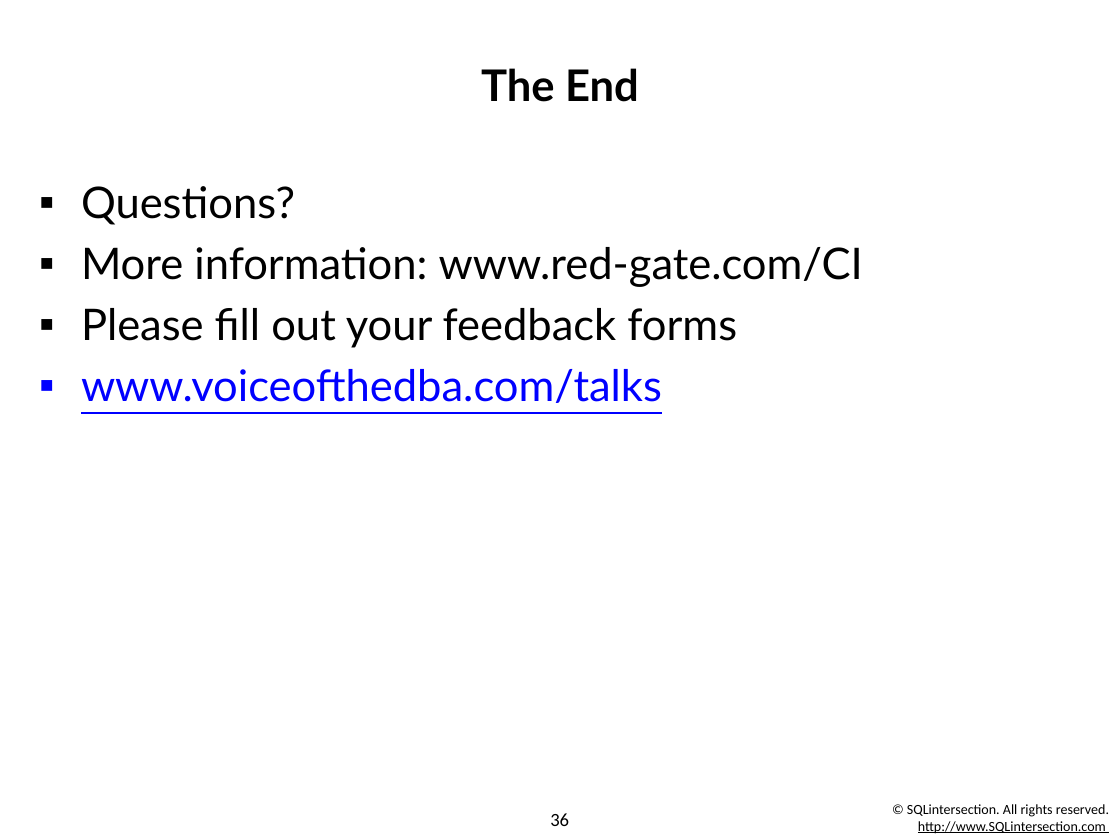
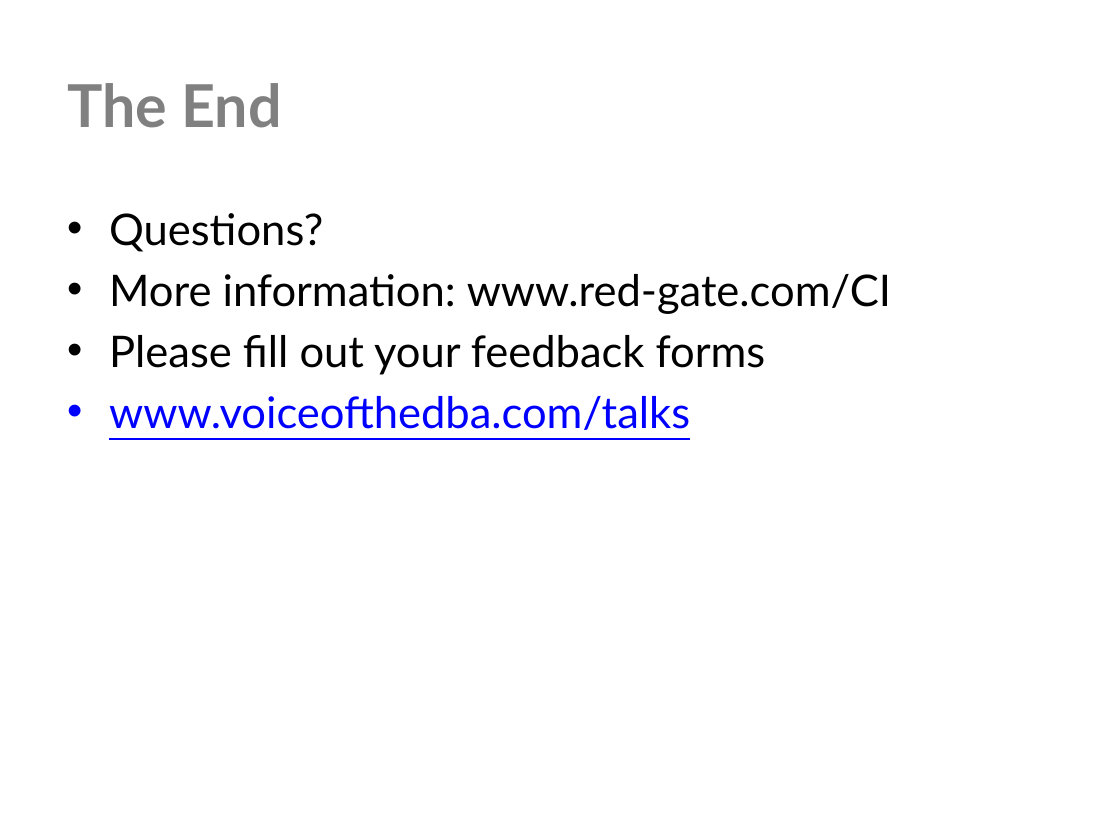
Before and after one commit to way0utwest/CIforDB, a slide deck: slide 36 of CI for Databases.pptx. Drawn at 1120x840 pixels with LibreOffice and Linux fonts; fonts in the diff are those of the drawing; background and template pictures are left out. Boxes give left, top, right and bottom in pixels: in the first picture for what was removed or moved away, otherwise in the second. Text is boxed around its words. In the diff, an @@ line names an element or a change of style, - is before the commit and + after.

```diff
--- a/CI for Databases.pptx
+++ b/CI for Databases.pptx
@@ title "The End" at <box>67,83,282,128</box>: size 28 to 38 pt, text colour #000000 to #808080; alignment centre to left @@
@@ text "Questions?": place and size @@
-text "Questions?" at <box>81,186,863,403</box>
+text "Questions?" at <box>109,213,891,430</box>
@@ text "Questions?" at <box>109,213,891,430</box>: bullet ▪ to • @@
@@ text removed at <box>907,804,1109,834</box> @@
-© SQLintersection. All rights reserved.
-http://www.SQLintersection.com
@@ page number removed at <box>550,813,569,826</box> @@
-36
```
Also in this commit, not shown: 33 other slides changed.
